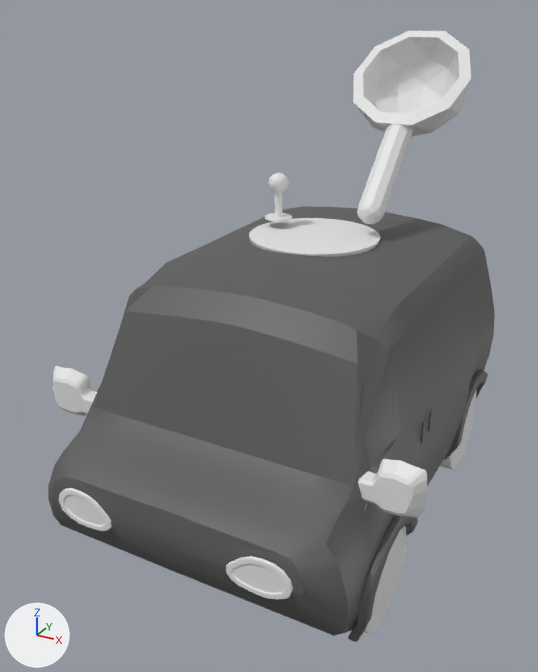
An edit to the Blender file Assets/Blender/van.blend, drawn before and after from the same camera.
Rendered twice from a 50 mm camera at (0.48, -1.81, 1.92) aimed at (-0.77, 0.47, 0.78). The lights are fixed; the arrows at lower left show +X, +Y and +Z.

Objects in the first picture: 'Circle', 'Circle.001', 'headlights', 'joystick', 'joystickbase', 'launcherBase', 'spoon', 'van body', 'van body.001', 'van body.002', 'wing mirrors'.
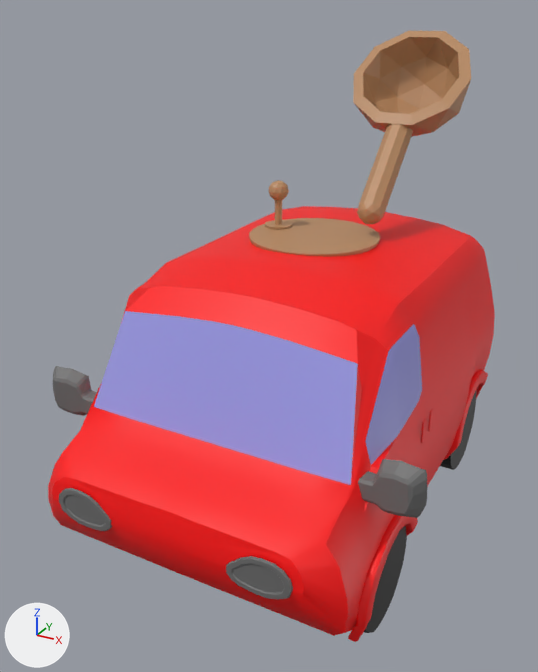
The change in detail:
Material 'wood' (mat_wood) is new.
Its base color is (0.491, 0.262, 0.125) (orange #ba8c63).
Material 'glass' (mat_glass) is new.
Its base color is (0.337, 0.335, 0.8) (blue #9d9de7).
Material 'wheels' (mat_wheels) is new.
Its base color is (0.0, 0.0, 0.0) (black #000000).
Material 'headlights' (mat_headlights) is new.
Its base color is (0.157, 0.157, 0.157) (dark grey #6e6e6e).
Material 'vanbody' (mat_vanbody) is new.
Its base color is (1.0, 0.0, 0.0) (red #ff0000).
me_plane has 759 vertices, 743 faces, 2 loose edges and spans x -0.06..0.6, y -0.6..0.4, z -0.51..1.31.
me_plane no longer uses material mat_material_001 (dark grey #5c5c5c).
me_plane now uses material mat_vanbody (red #ff0000).
me_plane_004 has 320 vertices, 334 faces and spans x -0.137..0.12, y -0.074..0.083, z -0.002..0.01.
me_plane_004 no longer uses material mat_material_003 (white #e7e7e7).
me_plane_004 now uses material mat_headlights (dark grey #6e6e6e).
me_plane_005 has 28 vertices, 26 faces and spans x -0.1..0.12, y -0.1..0.094, z -0.026..0.03.
me_plane_005 no longer uses material mat_material_002 (white #e7e7e7).
me_plane_005 now uses material mat_headlights (dark grey #6e6e6e).
me_circle_001 has 128 vertices, 156 faces and spans x -1.0..1.0, y -1.0..1.0, z 0.0..0.48.
me_circle_001 now uses material mat_wheels (black #000000).
me_circle_002 has 128 vertices, 156 faces and spans x -1.0..1.0, y -1.0..1.0, z 0.0..0.48.
me_circle_002 now uses material mat_wheels (black #000000).
me_plane_007 has 16 vertices, 7 faces and spans x -0.002..0.495, y -0.089..0.276, z -0.241..-0.095.
me_plane_007 no longer uses material mat_material_001 (dark grey #5c5c5c).
me_plane_007 now uses material mat_glass (blue #9d9de7).
me_plane_008 has 14 vertices, 8 faces and spans x 0.499..0.547, y -0.06..0.259, z -0.151..0.241.
me_plane_008 no longer uses material mat_material_001 (dark grey #5c5c5c).
me_plane_008 now uses material mat_glass (blue #9d9de7).
me_circle has 64 vertices, 62 faces and spans x -1.06..1.06, y -0.13..0.13, z -0.93..1.19.
me_circle now uses material mat_wood (orange #ba8c63).
me_icosphere_001 has 62 vertices, 90 faces and spans x -3.54..0.07, y -0.99..1.01, z -0.65..0.35.
me_icosphere_001 now uses material mat_wood (orange #ba8c63).
me_circle_004 has 106 vertices, 112 faces and spans x -0.7..0.7, y -0.73..0.73, z 0.14..3.3.
me_circle_004 now uses material mat_wood (orange #ba8c63).
Object 'joystickbase' (ob_joystickbase) moves from (-0.92, 0.825, 1.133) to (-0.92, 0.825, 1.103).

Pixel boxes (x1, y1, x2, y2) of what changed, in the pictures (538 x 672 px):
'van body', recoloured (grey to red): (48, 206, 495, 642) in both
'van body.001', recoloured (grey to blue): (94, 311, 358, 485) in both
'spoon', recoloured: (353, 31, 471, 225) in both
'wing mirrors', recoloured (white to grey): (53, 366, 427, 518) in both
'van body.002', recoloured (grey to blue): (365, 324, 422, 465) in both
'launcherBase', recoloured: (249, 218, 380, 257) in both
'headlights', recoloured: (59, 488, 293, 600) in both
'Circle', recoloured (grey to black): (364, 526, 407, 633) in both
'Circle.001', recoloured: (440, 391, 476, 470) in both
'joystick', recoloured, moved: before (268, 173, 289, 217); after (269, 180, 289, 225)
'joystickbase', moved: before (265, 213, 292, 222); after (265, 220, 292, 229)
